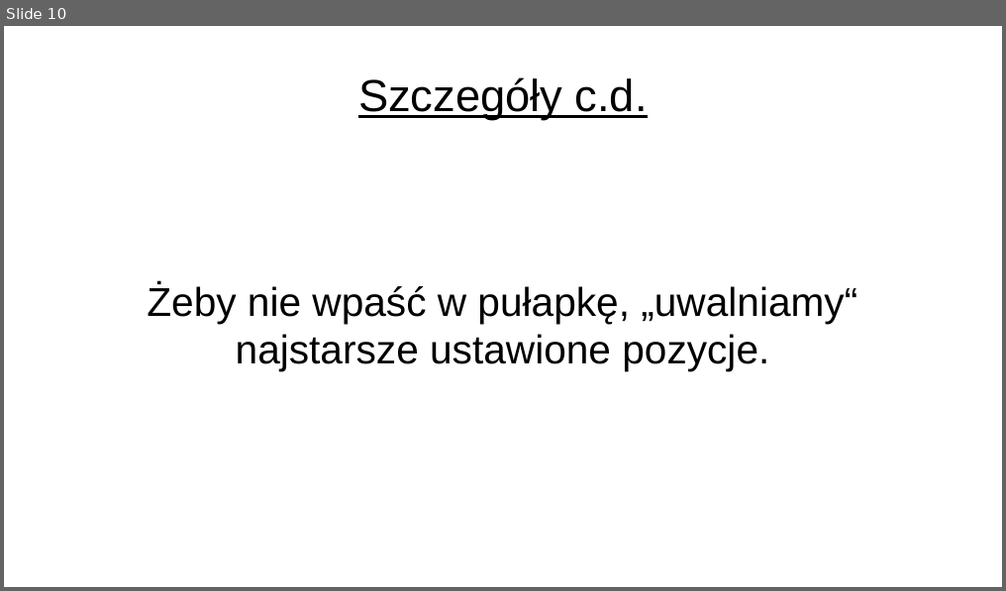
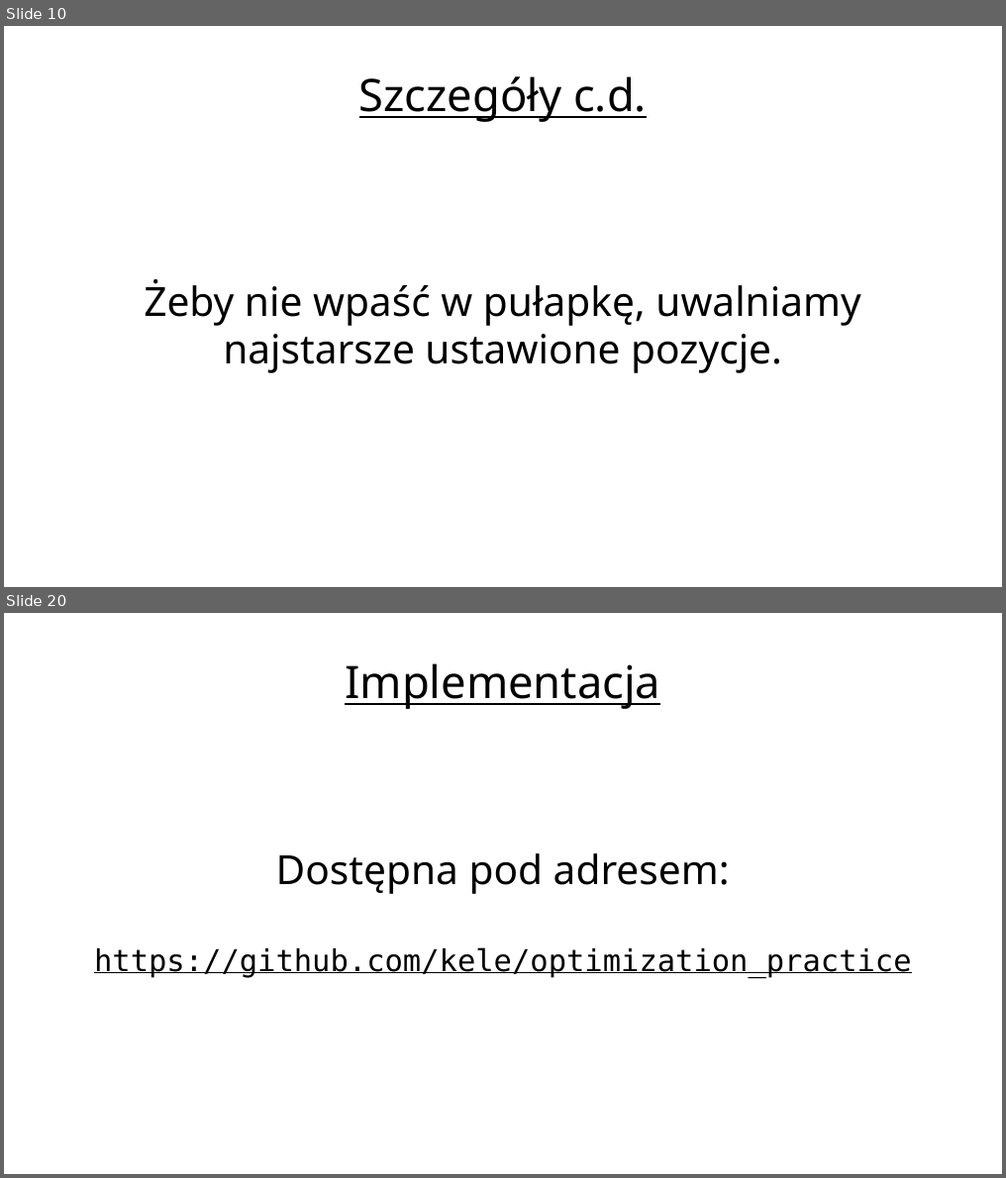
Before and after one commit to kele/metaheur_population_based, a slide deck: pres.odp. Shown one above the other, each under a label of ours: slide 10 before the commit, slides 10 and 20 after it; the slides between them are not shown. The pictures are 1006x591 and 1006x1178 pixels, drawn with LibreOffice and Linux fonts; fonts in the diff are those of the drawing; background and template pictures are left out. Boxes give left, top, right and bottom in pixels: in the first picture for what was removed or moved away, otherwise in the second. Text is boxed around its words. In the diff, an @@ line names an element or a change of style, - is before the commit and + after.

```diff
--- a/pres.odp
+++ b/pres.odp
@@ slide 20 added at (4, 613, 1002, 1174), background picture (left out) @@
@@ title added at (345, 663, 660, 709), 35.7 pt, text #000000, underline @@
+Implementacja
@@ subtitle added at (94, 854, 912, 977), 24 pt, text #000000, underline @@
+Dostępna pod adresem:
+https://github.com/kele/optimization_practice
@@ slide 10 changed as well @@
@@ title "Szczegóły c.d." at (359, 76, 647, 122): font Arial to Noto Sans @@
@@ subtitle at (144, 279, 860, 373): text changed; font Arial to Noto Sans @@
-Żeby nie wpaść w pułapkę, „uwalniamy“ najstarsze ustawione pozycje.
+Żeby nie wpaść w pułapkę, uwalniamy najstarsze ustawione pozycje.
```
Also in this commit, not shown: 8 other slides changed, 10 other slides added, 2 other files.
